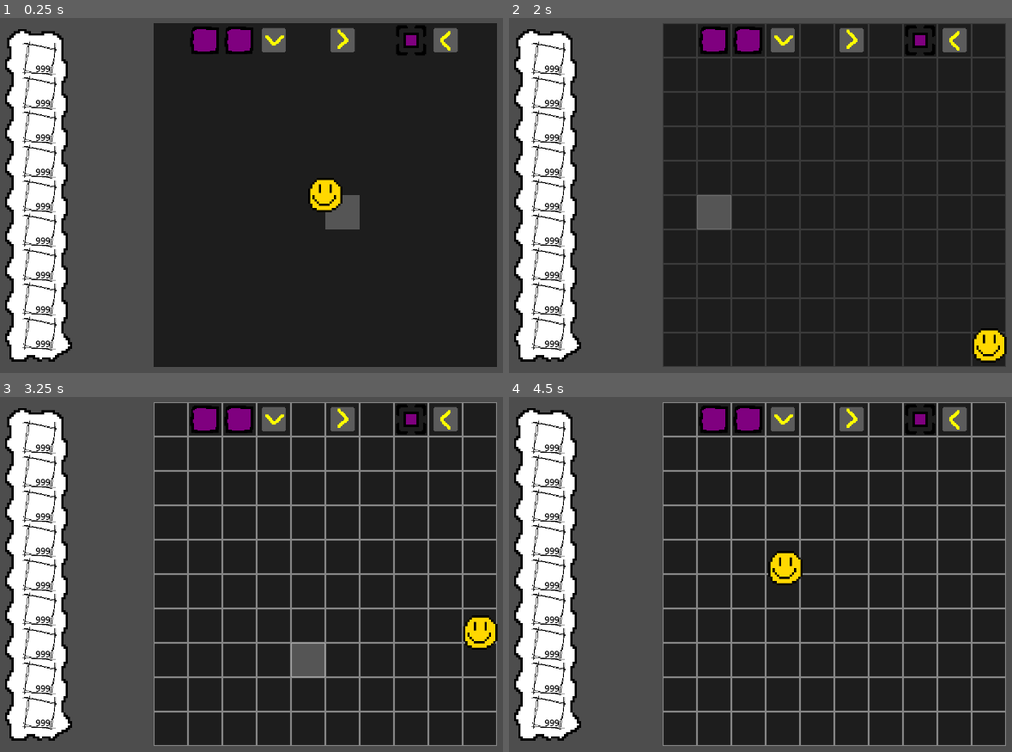
Above: before the commit, frames 1-4 (two rows, left to right).
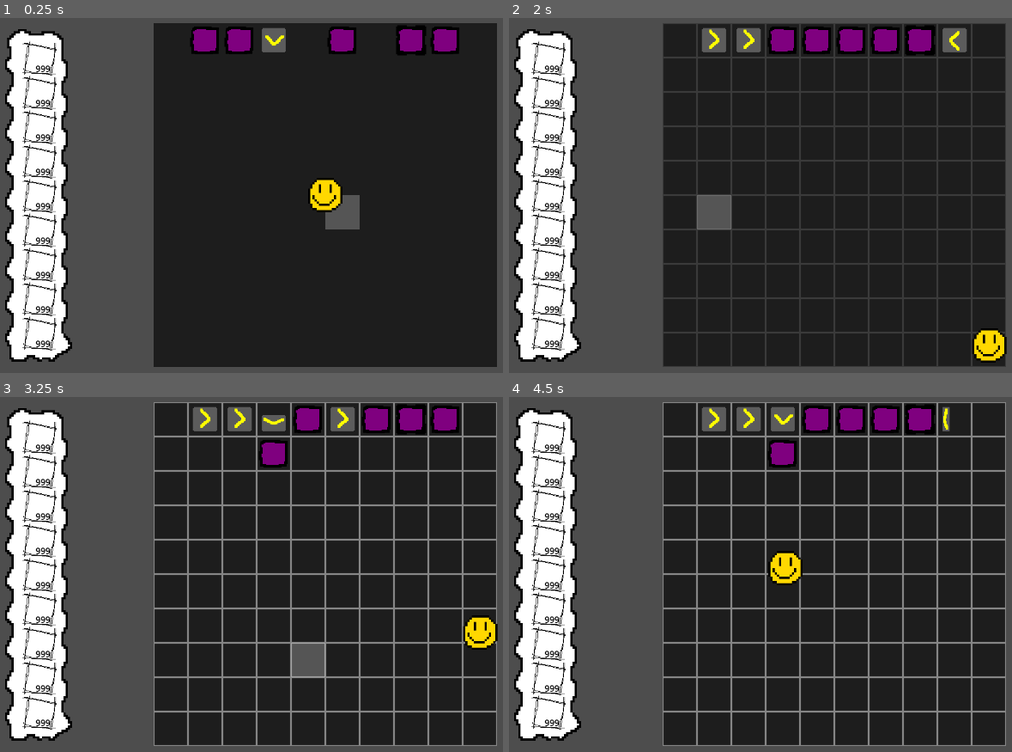
Above: after the commit, the same moments.

Repository: Stev51/gmtk-jam-2025
Game: Godot game, scene res://scenes/main.tscn
The game is run twice, just before and just after one commit, with the same random seed, the same clock (stepped at 60 frames per second) and the same inputs.
Inputs (mouse positions are in pixels of both pictures, inside the frame that each line leads up to):
- Up to frame 1 (0.25 s): no input
- Up to frame 2 (2 s): tap Enter at 0.5 s; move the mouse to (986, 174) at 0.52 s; hold Right (ui_right) 0.53-1.28 s; tap E at 0.6, 1.35 s; click (986, 174) at 0.67 s; move the mouse to (695, 213) at 1.27 s; hold Down (ui_down) from 1.28 s (still down)
- Up to frame 3 (3.25 s): move the mouse to (392, 489) at 2.02 s; release Down (ui_down) at 2.03 s; hold Right (ui_right) 2.03-2.78 s; tap E at 2.1, 2.85 s; move the mouse to (291, 652) at 2.77 s; hold Up (ui_up) from 2.78 s (still down); click (291, 652) at 2.92 s
- Up to frame 4 (4.5 s): move the mouse to (outside the picture) at 3.52 s; release Up (ui_up) at 3.53 s; hold Left (ui_left) from 3.53 s (still down); tap E at 3.6, 4.35 s; move the mouse to (629, 517) at 4.27 s

The runs differ from the first frame. In frame 1, 1.1% of the frame differs, in the area x 65-92%, y 2-11%; in frame 2, 2.8%; in frame 3, 2.9%; in frame 4, 3.0%, in the area x 37-91%, y 2-20%.

Commit message:
Fix trent's changes

Diff:
--- a/scripts/mechanism/box.gd
+++ b/scripts/mechanism/box.gd
@@ -13,7 +13,7 @@
 var color = BoxColor.PURPLE
 
 func _init(field: Field, x: int, y: int):
-	super(field, x, y, NODE.instantiate(), "FOREGROUND")
+	super(field, x, y, NODE.instantiate(), Field.FOREGROUND)
 	field.deferBackgroundMechanismUpdate(Vector2i(x, y))
 
 func push(directionToMove: Util.Direction) -> bool:
--- a/scripts/mechanism/mechanism.gd
+++ b/scripts/mechanism/mechanism.gd
@@ -17,13 +17,20 @@
 var node: Node2D
 var ground: int
 
-func _init(field: Field, x: int, y:int, node: Node2D, ground: String):
+func _init(field: Field, x: int, y:int, node: Node2D, ground: int):
 	self.field = field
 	self.x = x
 	self.y = y
 	self.node = node
-	self.node.add_to_group(ground)
+	self.ground = ground
 	self.node.translate(Field.SCALE * Vector2(x, y) + Field.OFFSET)
+
+	if ground == Field.FOREGROUND:
+		self.node.add_to_group("FOREGROUND")
+	elif ground == Field.BACKGROUND:
+		self.node.add_to_group("BACKGROUND")
+	else:
+		push_error("Background type not recognized for Mekanism")
 
 	#Set groups n such
 	self.node.add_to_group("mechanisms")
--- a/scripts/mechanism/painter.gd
+++ b/scripts/mechanism/painter.gd
@@ -5,7 +5,7 @@
 var color: Box.BoxColor = Box.BoxColor.PURPLE
 
 func _init(field: Field, x: int, y:int, color: Box.BoxColor):
-	super(field, x, y, NODE.instantiate(), "BACKGROUND")
+	super(field, x, y, NODE.instantiate(), Field.BACKGROUND)
 	setColor(color)
 
 func setColor(color: Box.BoxColor):
--- a/scripts/mechanism/pusher.gd
+++ b/scripts/mechanism/pusher.gd
@@ -5,7 +5,7 @@
 var dir: Util.Direction
 
 func _init(field: Field, x: int, y:int, direction: Util.Direction):
-	super(field, x, y, NODE.instantiate(), "BACKGROUND")
+	super(field, x, y, NODE.instantiate(), Field.BACKGROUND)
 	dir = direction
 	self.node.rotate(PI * dir / 2)
 
